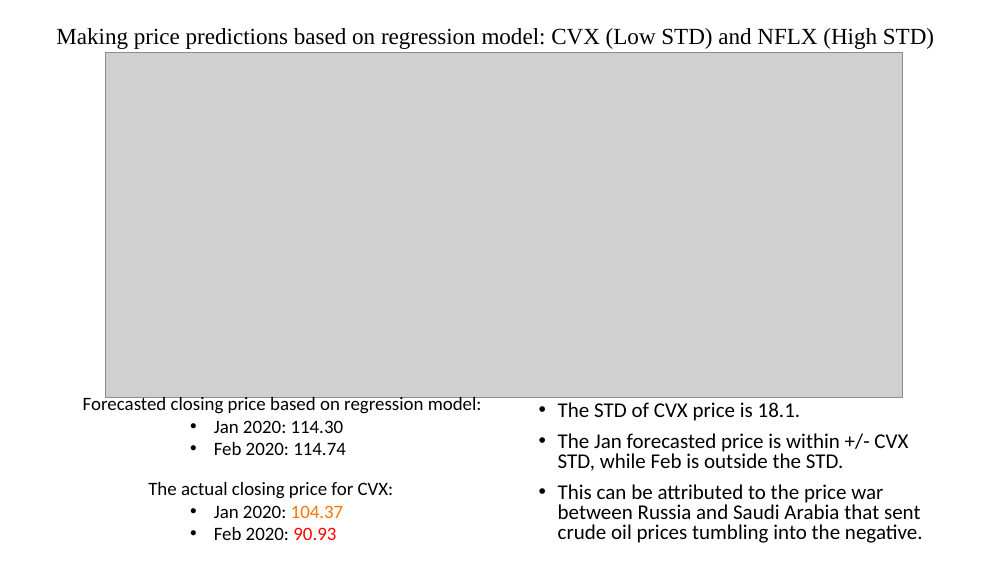
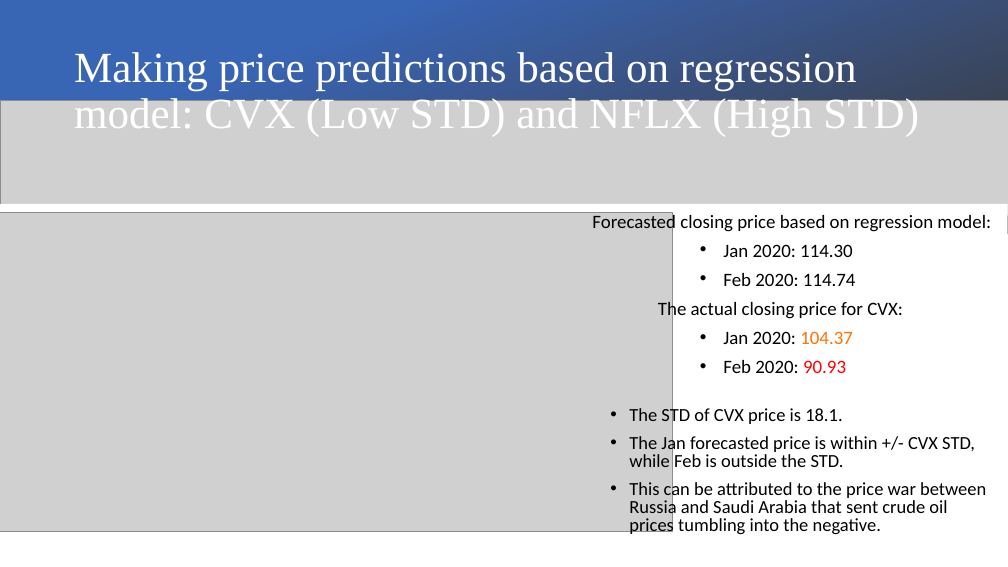
Before and after one commit to claybeaver/Group9_Project1, a slide deck: slide 11 of Final_Presentation.pptx. Drawn at 1008x567 pixels with LibreOffice and Linux fonts; fonts in the diff are those of the drawing; grey boxes stand for pictures. Boxes give left, top, right and bottom in pixels: in the first picture for what was removed or moved away, otherwise in the second. Text is boxed around its words. In the diff, an @@ line names an element or a change of style, - is before the commit and + after.

```diff
--- a/Final_Presentation.pptx
+++ b/Final_Presentation.pptx
@@ rectangle added at (x1=0, y1=0, x2=1008, y2=234), fill gradient #3965B5 to #3B3838 @@
@@ title "Making price predictions based on ..." moved from (x1=56, y1=28, x2=934, y2=49) to (x1=74, y1=52, x2=919, y2=137) @@
@@ title "Making price predictions based on ..." at (x1=74, y1=52, x2=919, y2=137): size 22 to 41 pt, text colour #000000 to #FFFFFF; alignment centre to left @@
@@ picture added at (x1=0, y1=101, x2=1008, y2=216) @@
@@ rectangle added at (x1=0, y1=204, x2=1008, y2=567), fill #FFFFFF @@
@@ text "Forecasted closing price based on ..." moved from (x1=83, y1=395, x2=482, y2=455) to (x1=592, y1=212, x2=991, y2=286) @@
@@ text "Forecasted closing price based on ..." at (x1=592, y1=212, x2=991, y2=286): more space between paragraphs @@
@@ picture resized from (x1=106, y1=52, x2=903, y2=398) to (x1=0, y1=212, x2=673, y2=532) @@
@@ text "The actual closing price for ..." at (x1=658, y1=299, x2=903, y2=373): more space between paragraphs @@
@@ text "The actual closing price for ..." moved from (x1=148, y1=482, x2=394, y2=540) to (x1=658, y1=299, x2=903, y2=373) @@
@@ text "The STD of CVX price ..." moved from (x1=558, y1=402, x2=923, y2=543) to (x1=629, y1=406, x2=986, y2=537) @@
@@ text "The STD of CVX price ..." at (x1=629, y1=406, x2=986, y2=537): size 20 to 17.6 pt; vertical alignment top to middle @@
```
Also in this commit, not shown: 5 other slides changed, 1 slide added, 14 other files.
